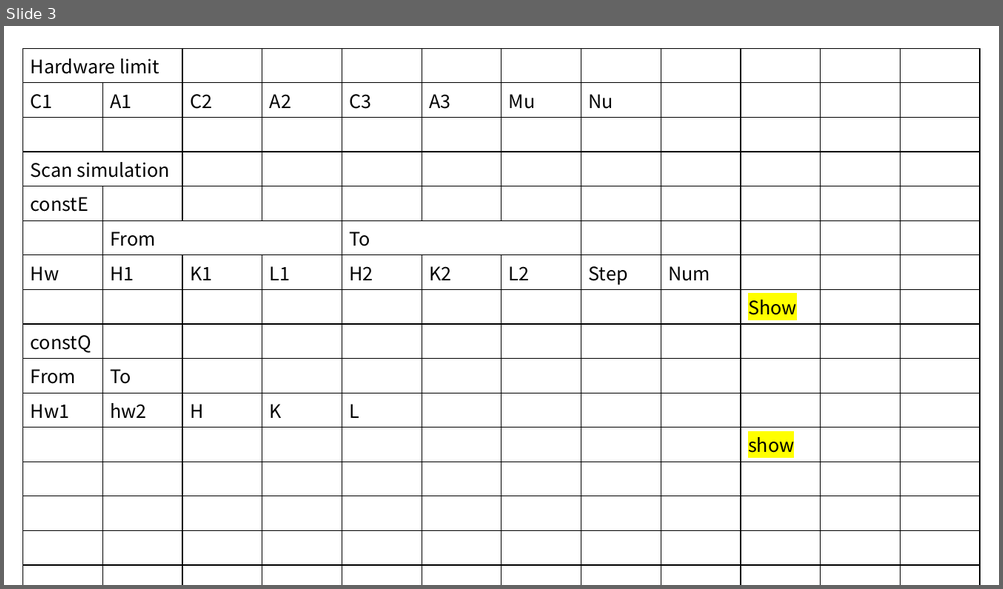
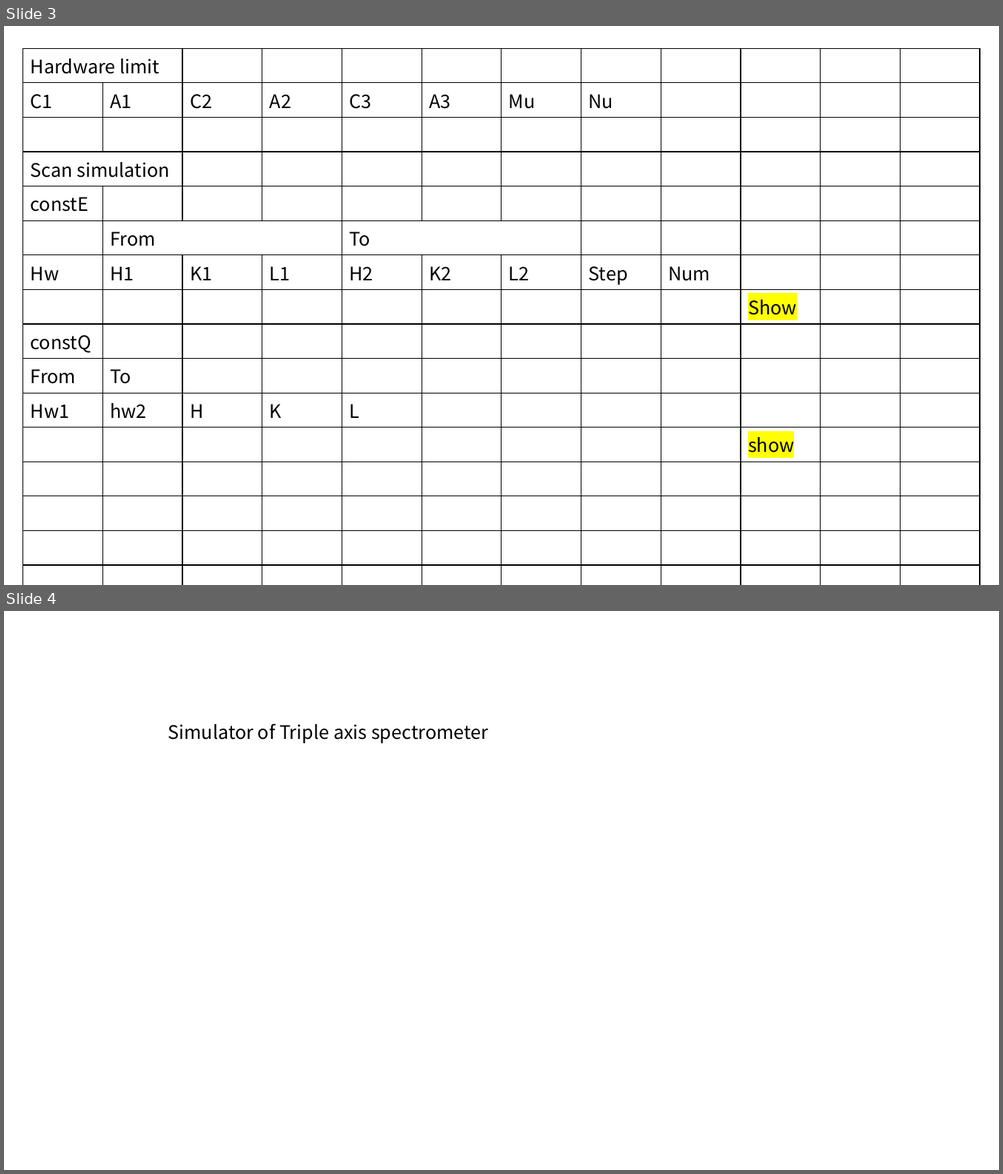
Before and after one commit to Hodaka-Kikuchi/SPICE_python, a slide deck: design/design.pptx. Shown one above the other, each under a label of ours: slide 3 before the commit, slides 3 and 4 after it. The pictures are 1003x589 and 1003x1174 pixels, drawn with LibreOffice and Linux fonts; fonts in the diff are those of the drawing. Boxes give left, top, right and bottom in pixels: in the first picture for what was removed or moved away, otherwise in the second. Text is boxed around its words. In the diff, an @@ line names an element or a change of style, - is before the commit and + after.

```diff
--- a/design/design.pptx
+++ b/design/design.pptx
@@ slide 4 added at (x1=4, y1=611, x2=999, y2=1170), background #FFFFFF @@
@@ text added at (x1=168, y1=723, x2=488, y2=743), 18 pt, text #000000 @@
+Simulator of Triple axis spectrometer
```
Also in this commit, not shown: 2 other files.
